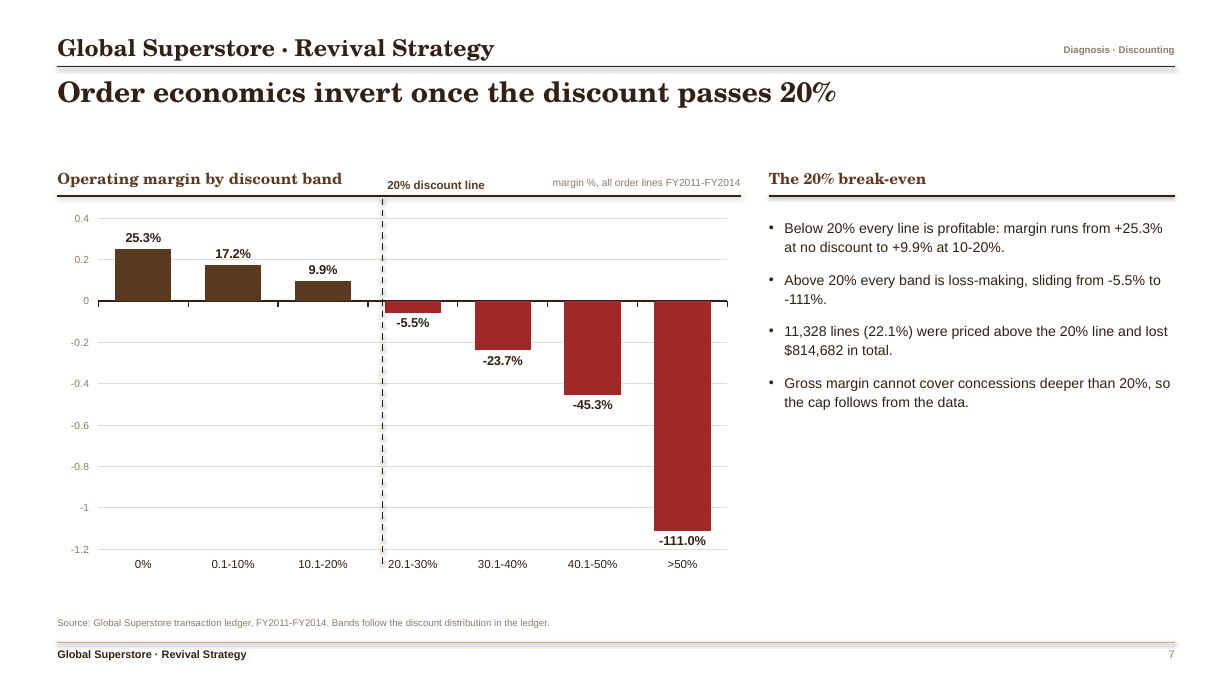
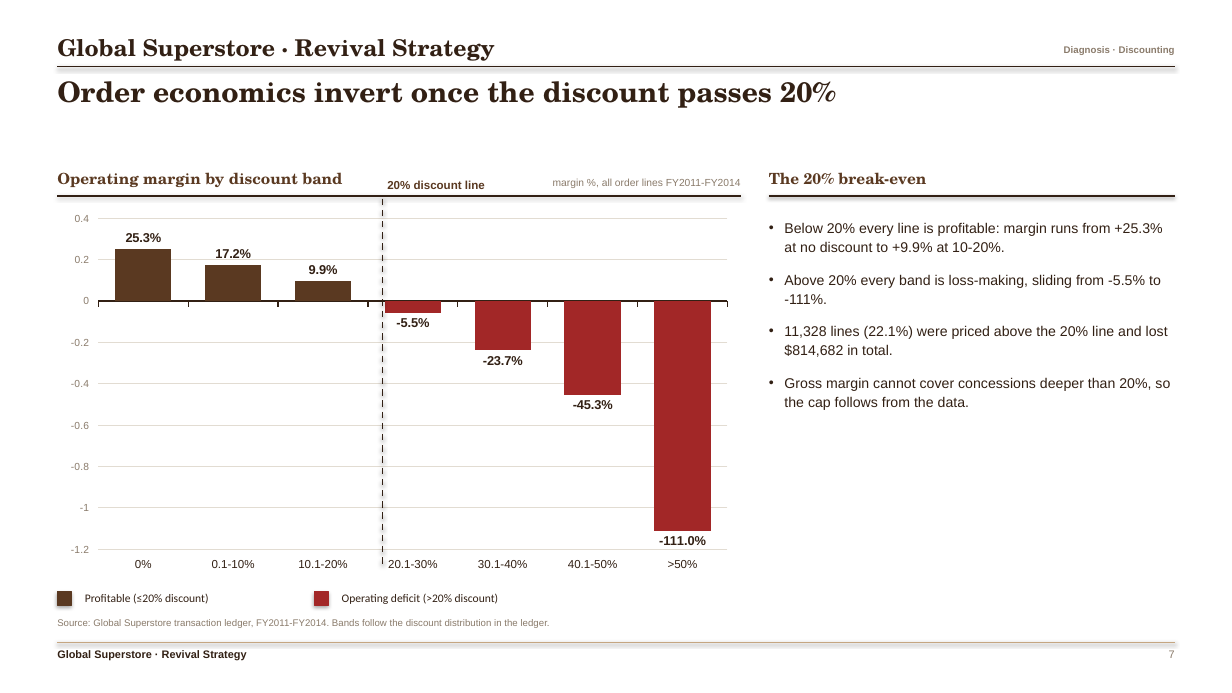
Before and after one commit to gigahidjrikaaa/datapulse-dashboard, a slide deck: slide 8 of presentation/board_deck.pptx. Drawn at 1232x693 pixels with LibreOffice and Linux fonts; fonts in the diff are those of the drawing. Boxes give left, top, right and bottom in pixels: in the first picture for what was removed or moved away, otherwise in the second. Text is boxed around its words. In the diff, an @@ line names an element or a change of style, - is before the commit and + after.

```diff
--- a/presentation/board_deck.pptx
+++ b/presentation/board_deck.pptx
@@ rectangle added at (x1=57, y1=592, x2=71, y2=605), fill #5A3921, outline #5A3921 0.75 pt @@
@@ text added at (x1=85, y1=593, x2=209, y2=604), 9 pt, text #322014 @@
+Profitable (≤20% discount)
@@ rectangle added at (x1=314, y1=592, x2=328, y2=605), fill #A22727, outline #A22727 0.75 pt @@
@@ text added at (x1=342, y1=593, x2=499, y2=604), 9 pt, text #322014 @@
+Operating deficit (>20% discount)
```
Also in this commit, not shown: 1 other slide changed, 4 other files.
